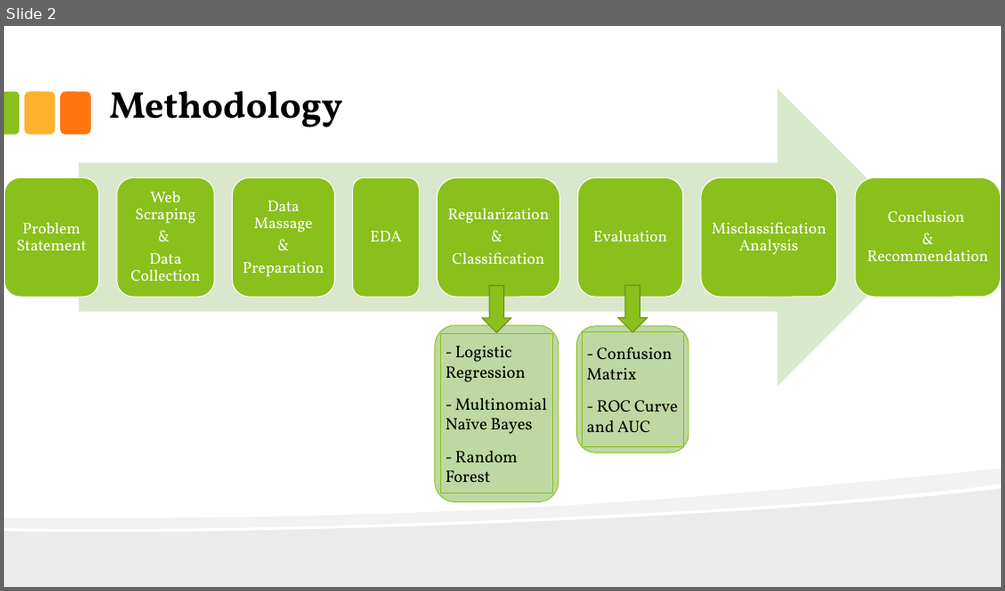
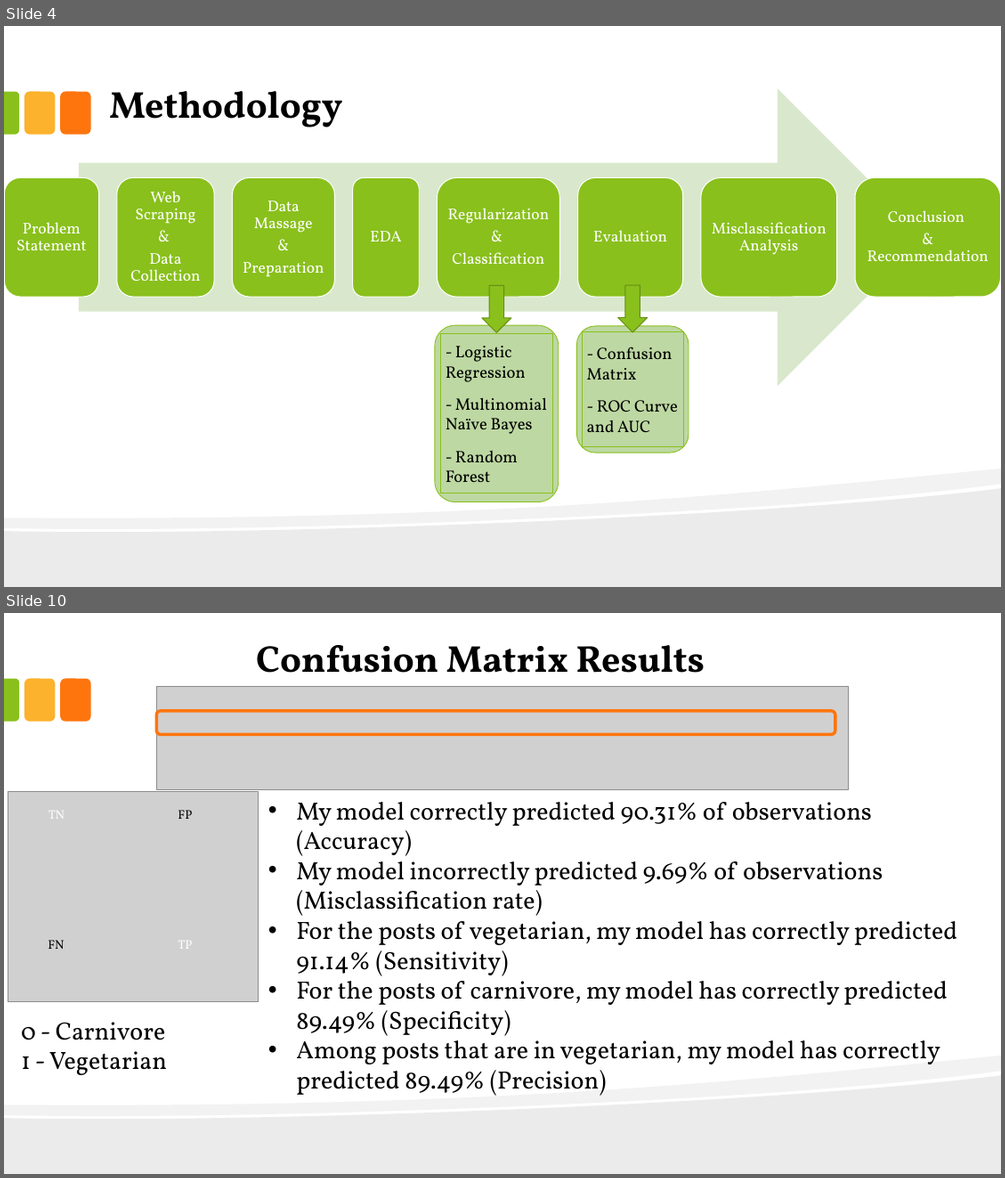
Before and after one commit to JackFongNew/dsiprojects, a slide deck: Vegetarian and Carnivore Classification/Vegetarian and Carnivore Classification.pptx. Shown one above the other, each under a label of ours: slide 2 before the commit, slides 4 and 10 after it; the slides between them are not shown. The pictures are 1005x591 and 1005x1178 pixels, drawn with LibreOffice and Linux fonts; fonts in the diff are those of the drawing; grey boxes stand for pictures. Boxes give left, top, right and bottom in pixels: in the first picture for what was removed or moved away, otherwise in the second. Text is boxed around its words. In the diff, an @@ line names an element or a change of style, - is before the commit and + after.

```diff
--- a/Vegetarian and Carnivore Classification/Vegetarian and Carnivore Classification.pptx
+++ b/Vegetarian and Carnivore Classification/Vegetarian and Carnivore Classification.pptx
@@ slide 10 added at box(4, 613, 1001, 1174), background #FFFFFF; not listed: 5 template elements that a slide beside it also shows @@
@@ text added at box(256, 645, 705, 689), 36 pt, text #000000, bold @@
+Confusion Matrix Results
@@ picture added at box(156, 686, 849, 789) @@
@@ rounded rectangle added at box(156, 711, 835, 734), outline #FE750E 3 pt @@
@@ picture added at box(8, 791, 259, 1002) @@
@@ text added at box(48, 811, 65, 819), 12 pt, text #FFFFFF @@
+TN
@@ text added at box(178, 810, 192, 819), 12 pt, text #000000 @@
+FP
@@ text added at box(296, 802, 957, 1070), 24 pt, text #000000 @@
+• My model correctly predicted 90.31% of observations (Accuracy)
+• My model incorrectly predicted 9.69% of observations (Misclassification rate)
+• For the posts of vegetarian, my model has correctly predicted 91.14% (Sensitivity)
+• For the posts of carnivore, my model has correctly predicted 89.49% (Specificity)
+• Among posts that are in vegetarian, my model has correctly predicted 89.49% (Precision)
@@ text added at box(48, 940, 64, 949), 12 pt, text #000000 @@
+FN
@@ text added at box(178, 941, 192, 949), 12 pt, text #FFFFFF @@
+TP
@@ text added at box(21, 1022, 167, 1075), 24 pt, text #000000 @@
+0 - Carnivore
+1 - Vegetarian
@@ what was slide 2 is now slide 4 @@
```
Also in this commit, not shown: 10 slides changed, 2 other slides added, 1 slide removed, 1 other file.
